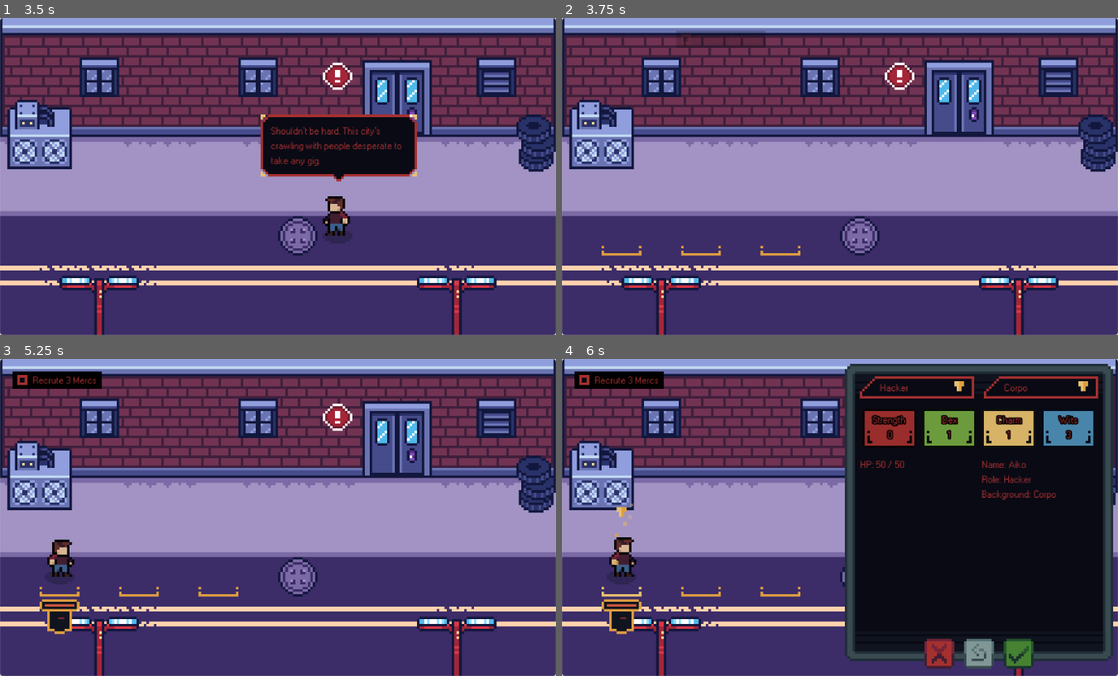
Above: before the commit, frames 1-4 (two rows, left to right).
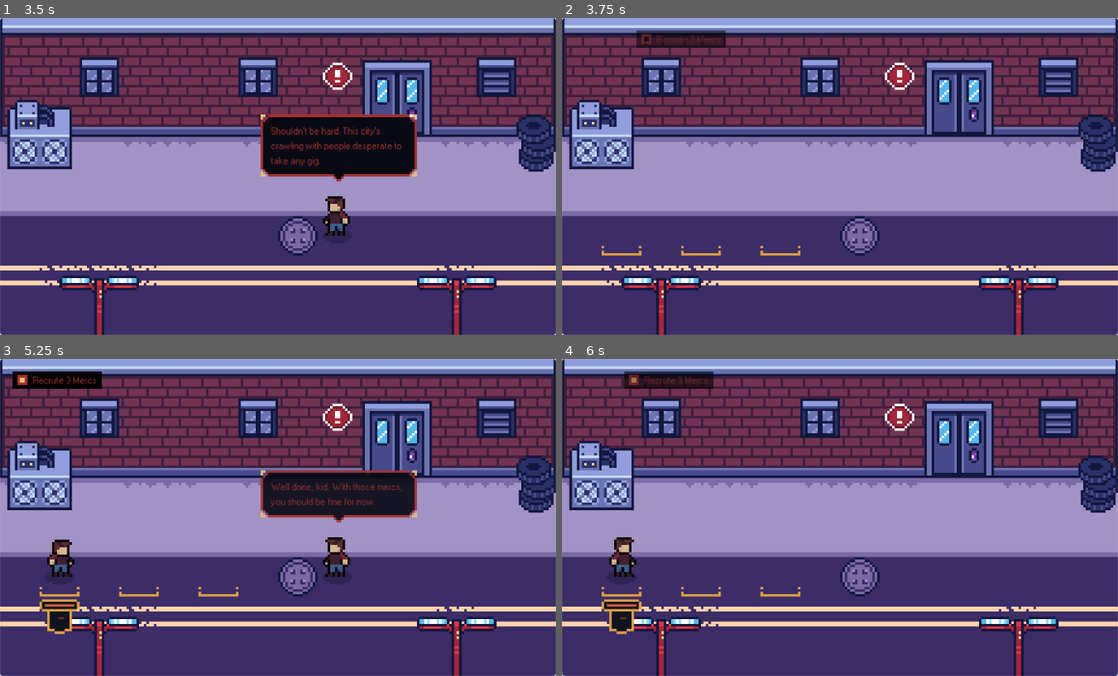
Above: after the commit, the same moments.

Repository: Paraldos/AdventureGame
Game: Godot game, scene res://title_screen/title_screen.tscn
Two runs of this game, one before a commit and one after it. Both use one fixed random seed, a clock stepped at 60 frames per second and the inputs below.
Inputs (mouse positions are in pixels of both pictures, inside the frame that each line leads up to):
- Up to frame 1 (3.5 s): click "Start" at 0.5 s; move the mouse to (400, 160) at 1.27 s; click (278, 176) at 2 s; tap Enter at 2.75 s; move the mouse to (166, 192) at 2.77 s
- Up to frame 2 (3.75 s): tap Space at 3.5 s; move the mouse to (895, 106) at 3.52 s
- Up to frame 3 (5.25 s): click (61, 552) at 4.27 s; click (455, 653) at 5 s
- Up to frame 4 (6 s): click (623, 552) at 5.77 s

Frame 1 is identical in both runs. In frame 2, 0.7% of the frame differs, in the area x 13-37%, y 3-10%; in frame 3, 4.7%; in frame 4, 47%, in the area x 2-100%, y 1-98%.

Commit message:
refined finishe quest

Diff:
--- a/dialog_manager/dialog_manager.gd
+++ b/dialog_manager/dialog_manager.gd
@@ -34,6 +34,8 @@
 	current_bubble.queue_free()
 	if dialog.start_quest:
 		SignalManager.start_quest.emit(dialog.start_quest)
+	if dialog.finish_quest:
+		SignalManager.finish_quest.emit(dialog.finish_quest)
 	if dialog.start_recruting:
 		start_recruting()
 	if dialog.target_id:
--- a/dialog_manager/dialog_manager.tscn
+++ b/dialog_manager/dialog_manager.tscn
@@ -46,6 +46,7 @@
 script = ExtResource("2_1ku4q")
 text = "Well done, kid. With those mercs, you should be fine for now."
 location = "TestArea"
+finish_quest = "Recruite3Mercs"
 speaker = 3
 add_npc = ExtResource("3_65if4")
 metadata/_custom_type_script = "uid://vqv617lov561"
--- a/dialog_manager/resources/dialog.gd
+++ b/dialog_manager/resources/dialog.gd
@@ -11,6 +11,7 @@
 @export var target_id : String
 @export var start_recruting = false
 @export var start_quest : String
+@export var finish_quest : String
 
 @export_group("Speaker")
 @export var speaker : Speakers
--- a/dialog_manager/resources/dialog_option.gd
+++ b/dialog_manager/resources/dialog_option.gd
@@ -5,3 +5,4 @@
 @export var target_id : String
 @export var start_recruting = false
 @export var start_quest : String
+@export var finish_quest : String
--- a/quest_manager/quest.gd
+++ b/quest_manager/quest.gd
@@ -23,9 +23,11 @@
 		quest_done.visible = new_state == QuestStates.SOLVED
 		quest_state = new_state
 
+# ================================================ ready
 func _ready() -> void:
 	SignalManager.start_quest.connect(_on_start_quest)
 	SignalManager.merc_recruited.connect(_update)
+	SignalManager.finish_quest.connect(_on_finish_quest)
 	quest_state = QuestStates.NONE
 	label.text = title
 
@@ -35,18 +37,28 @@
 	quest_state = QuestStates.OPEN
 	GameData.open_quests.append(name)
 
-func finish_quest():
+func _on_finish_quest(quest_id : String):
+	if quest_id != name: return
+	if quest_state != QuestStates.SOLVED: return
 	animation_player.play_backwards('fade_in')
 	await animation_player.animation_finished
 	quest_state = QuestStates.FINISHED
+	print('finished')
 
 func quit_quest():
 	GameData.closed_quests.append(name)
 
 # ================================================ update
 func _update():
-	if quest_type == QuestTypes.RECRUITE_MERCS && _recruite_mercs_check():
-		quest_state = QuestStates.SOLVED
+	if quest_state == QuestStates.NONE: return
+	if quest_state == QuestStates.FINISHED: return
+	if quest_state == QuestStates.FAILED: return
+	if quest_type == QuestTypes.RECRUITE_MERCS:
+		if _recruite_mercs_check():
+			quest_state = QuestStates.SOLVED
+		else:
+			quest_state = QuestStates.OPEN
+	if quest_state == QuestStates.SOLVED:
 		DialogManager.add_dialog_to_game_data(follow_up_dialog)
 
 func _recruite_mercs_check():
--- a/quest_manager/quest.tscn
+++ b/quest_manager/quest.tscn
@@ -41,7 +41,7 @@
 
 [sub_resource type="Animation" id="Animation_87q1c"]
 resource_name = "fade_in"
-length = 0.5
+length = 0.3
 tracks/0/type = "value"
 tracks/0/imported = false
 tracks/0/enabled = true
@@ -49,7 +49,7 @@
 tracks/0/interp = 1
 tracks/0/loop_wrap = true
 tracks/0/keys = {
-"times": PackedFloat32Array(0, 0.5),
+"times": PackedFloat32Array(0, 0.3),
 "transitions": PackedFloat32Array(-2, -2),
 "update": 0,
 "values": [Vector2(50, 0), Vector2(0, 0)]
@@ -61,7 +61,7 @@
 tracks/1/interp = 1
 tracks/1/loop_wrap = true
 tracks/1/keys = {
-"times": PackedFloat32Array(0, 0.5),
+"times": PackedFloat32Array(0, 0.3),
 "transitions": PackedFloat32Array(-2, -2),
 "update": 0,
 "values": [Color(1, 1, 1, 0), Color(1, 1, 1, 1)]
--- a/quest_manager/quest_manager.tscn
+++ b/quest_manager/quest_manager.tscn
@@ -31,5 +31,5 @@
 [node name="Recruite3Mercs" parent="MarginContainer/ListOfQuests" instance=ExtResource("3_kr4k7")]
 layout_mode = 2
 title = "Recrute 3 Mercs"
-required_amount = 3
+required_amount = 1
 follow_up_dialog = "Tutorial/Start4"
--- a/singeltons/signal_manager.gd
+++ b/singeltons/signal_manager.gd
@@ -9,3 +9,4 @@
 signal deselect_slot_btn
 signal merc_recruited
 signal start_quest(quest_id : String)
+signal finish_quest(quest_id : String)
